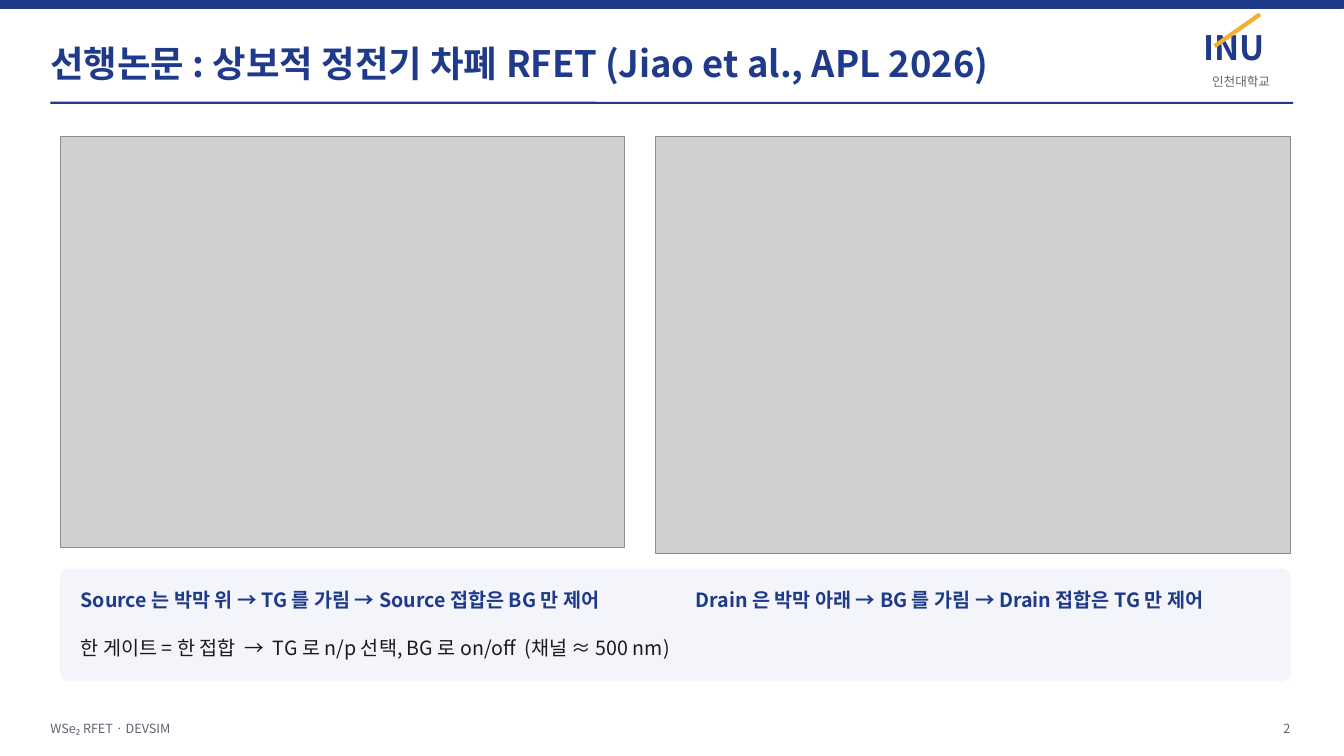
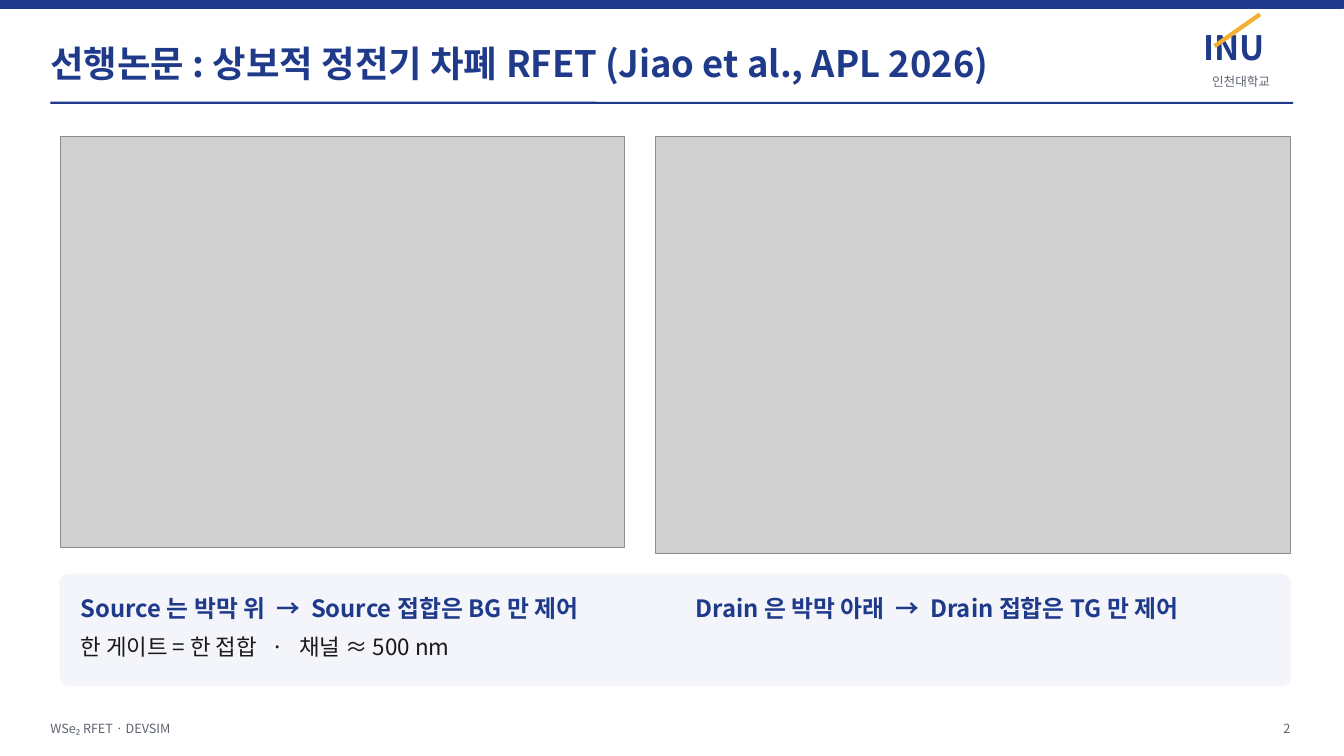
Before and after one commit to jiseonyang-9070/rfet, a slide deck: slide 2 of slides/RFET_progress_INU.pptx. Drawn at 1344x756 pixels with LibreOffice and Linux fonts; fonts in the diff are those of the drawing; grey boxes stand for pictures. Boxes give left, top, right and bottom in pixels: in the first picture for what was removed or moved away, otherwise in the second. Text is boxed around its words. In the diff, an @@ line names an element or a change of style, - is before the commit and + after.

```diff
--- a/slides/RFET_progress_INU.pptx
+++ b/slides/RFET_progress_INU.pptx
@@ rounded rectangle moved from (x1=60, y1=570, x2=1291, y2=681) to (x1=60, y1=575, x2=1291, y2=686) @@
@@ text at (x1=81, y1=597, x2=579, y2=619): text changed; size 14 to 17 pt @@
-Source 는 박막 위 → TG 를 가림 → Source 접합은 BG 만 제어
+Source 는 박막 위 → Source 접합은 BG 만 제어
@@ text at (x1=695, y1=597, x2=1178, y2=619): text changed; size 14 to 17 pt @@
-Drain 은 박막 아래 → BG 를 가림 → Drain 접합은 TG 만 제어
+Drain 은 박막 아래 → Drain 접합은 TG 만 제어
@@ text at (x1=81, y1=636, x2=449, y2=657): text changed; size 14 to 16 pt @@
-한 게이트 = 한 접합 → TG 로 n/p 선택, BG 로 on/off (채널 ≈ 500 nm)
+한 게이트 = 한 접합 · 채널 ≈ 500 nm
@@ text "한 게이트 = 한 접합 ..." at (x1=81, y1=636, x2=449, y2=657): vertical alignment middle to top @@
```
Also in this commit, not shown: 15 other slides changed, 5 slides added, 2 slides removed, 23 other files.
